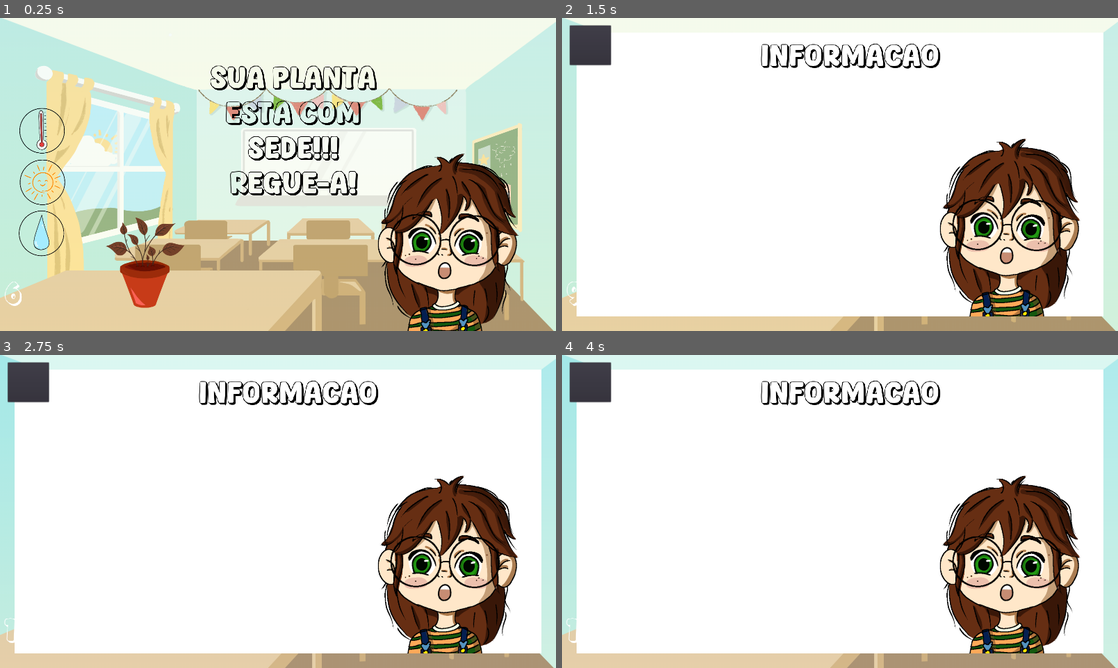
Above: before the commit, frames 1-4 (two rows, left to right).
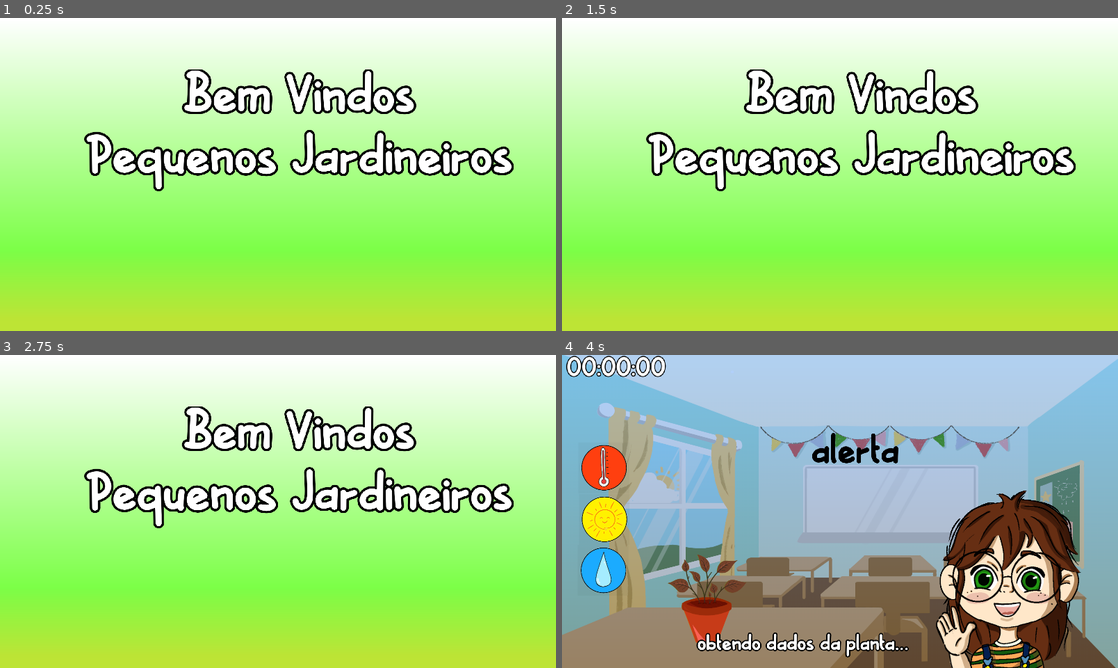
Above: after the commit, the same moments.

Repository: LabirasIFPI/NossaPequenaHorta-SKAR-
Game: Godot game, scene res://Scenes/Titulo.tscn
Same seed, same stepped clock (60 frames per second), same inputs: the game is played once before the commit and once after it. Before the commit the project starts from res://Scenes/ClassRoom(main).tscn.
Inputs (mouse positions are in pixels of both pictures, inside the frame that each line leads up to):
- Up to frame 1 (0.25 s): no input
- Up to frame 2 (1.5 s): click (1006, 249) at 0.52 s; click (1006, 249) at 1.27 s
- Up to frame 3 (2.75 s): click (444, 586) at 2.02 s
- Up to frame 4 (4 s): no input

The runs differ from the first frame. In frame 1, 83% of the frame differs, in the area x 0-100%, y 0-100%; in frame 2, 86%; in frame 3, 91%; in frame 4, 96%.

Commit message:
A title screen and information scene have been added. The icons have also been adjusted

Diff:
--- a/PequenaHorta(SKAR)/Scenes/ClassRoom(main).tscn
+++ b/PequenaHorta(SKAR)/Scenes/ClassRoom(main).tscn
@@ -1,12 +1,13 @@
-[gd_scene load_steps=14 format=2]
+[gd_scene load_steps=15 format=2]
 
 [ext_resource path="res://Scenes/base/BackByTime.tscn" type="PackedScene" id=1]
 [ext_resource path="res://Scenes/base/Assitent.tscn" type="PackedScene" id=2]
 [ext_resource path="res://Scenes/base/PlantStatus.tscn" type="PackedScene" id=3]
-[ext_resource path="res://Assets/fontes/this_cafe/This Cafe.ttf" type="DynamicFontData" id=4]
+[ext_resource path="res://Assets/fontes/born-rounded-font/BornRoundedDemo-axrrJ.ttf" type="DynamicFontData" id=4]
 [ext_resource path="res://Scenes/base/IconUmidadeSolo.tscn" type="PackedScene" id=5]
 [ext_resource path="res://Scenes/base/IconTemperatura.tscn" type="PackedScene" id=6]
 [ext_resource path="res://Scenes/base/IconUmidadeAr.tscn" type="PackedScene" id=7]
+[ext_resource path="res://Assets/fontes/born-rounded-font/Bornroundeddemo-Wy449.otf" type="DynamicFontData" id=8]
 
 [sub_resource type="GDScript" id=1]
 script/source = "extends Node2D
@@ -19,8 +20,7 @@
 enum Turno{magrugada, dia, por_do_sol, noite}
 
 func _ready() -> void:
-	$LayerToAssistant/Assitent.position = Vector2(0,0)
-	$AssistanIformations.layer = -2
+	pass
 
 
 func _process(delta):
@@ -34,7 +34,7 @@
 
 	# Define a expressao atual da assistente
 func defineExpression(expretion):
-	var _assistente = get_node(\"LayerToAssistant/Assitent\")
+	var _assistente = get_node(\"Assitent\")
 	_assistente.expressao = expretion
 
 
@@ -66,9 +66,9 @@
 	var _hour = _time.hour;
 
 	# Passar rápido para fins de teste:
-	_hour = Time.get_ticks_msec()/500 % 24
-	$ClockText.text = str(_hour)
-	$ClockText.rect_position.y = 900
+#	_hour = Time.get_ticks_msec()/500 % 24
+#	$ClockText.text = str(_hour)
+#	$ClockText.rect_position.y = 900
 
 	var _background = get_node(\"Background/grad\")
 
@@ -143,9 +143,9 @@
 		pass
 	if WifiGlobal.umi_solo < 60:
 		# Solo muito seco.
-		_texto = \"Sua planta esta com sede!!!\\nRegue-a!\"
-		defineExpression(Estado.surpresa);
-		definePlantStatus(Modo.pessima)
+		_texto = \"O dia esta lindo hoje!\"
+		defineExpression(Estado.feliz);
+		definePlantStatus(Modo.boa)
 		pass
 	if WifiGlobal.umi_solo > 80:
 		# Solo muito úmido.
@@ -160,14 +160,8 @@
 # Isso não funciona
 # @TODO: mudar a estratégia para que funcione (pode mudar de cena)
 func _on_Button_pressed() -> void:
-	defineExpression(Estado.acenando)
-	$LayerToAssistant/Assitent.position = Vector2(0, -52)
-	$AssistanIformations.layer = 1
-
-
-func _on_close_pressed() -> void:
-	$LayerToAssistant.position = Vector2(0,0)
-	$AssistanIformations.layer = -2
+	get_tree().change_scene(\"res://Scenes/Information.tscn\")
+
 "
 
 [sub_resource type="Gradient" id=2]
@@ -178,15 +172,19 @@
 fill_from = Vector2( 1, 1 )
 
 [sub_resource type="DynamicFont" id=5]
-size = 100
-font_data = ExtResource( 4 )
-
-[sub_resource type="DynamicFont" id=6]
-size = 100
+size = 150
 font_data = ExtResource( 4 )
 
 [sub_resource type="DynamicFont" id=4]
 size = 100
+outline_size = 3
+outline_color = Color( 0, 0, 0, 1 )
+font_data = ExtResource( 8 )
+
+[sub_resource type="DynamicFont" id=6]
+size = 80
+outline_size = 4
+outline_color = Color( 0, 0, 0, 1 )
 font_data = ExtResource( 4 )
 
 [node name="ClassRoom(main)" type="Node2D"]
@@ -239,37 +237,6 @@
 margin_right = 1696.0
 margin_bottom = 1073.0
 
-[node name="AssistanIformations" type="CanvasLayer" parent="."]
-layer = 0
-
-[node name="sub_back" type="ColorRect" parent="AssistanIformations"]
-margin_left = 50.0
-margin_top = 50.0
-margin_right = 1870.0
-margin_bottom = 1030.0
-
-[node name="text" type="RichTextLabel" parent="AssistanIformations"]
-margin_left = 500.0
-margin_top = 80.0
-margin_right = 1491.0
-margin_bottom = 320.0
-custom_colors/default_color = Color( 0, 0, 0, 1 )
-custom_fonts/normal_font = SubResource( 6 )
-bbcode_enabled = true
-bbcode_text = "[center]INformacao"
-text = "INformacao"
-
-[node name="close" type="Button" parent="AssistanIformations"]
-margin_left = 27.0
-margin_top = 26.0
-margin_right = 169.0
-margin_bottom = 162.0
-
-[node name="LayerToAssistant" type="CanvasLayer" parent="."]
-
-[node name="Assitent" parent="LayerToAssistant" instance=ExtResource( 2 )]
-position = Vector2( 0, -52 )
-
 [node name="ClockText" type="Label" parent="."]
 margin_left = 16.0
 margin_right = 472.0
@@ -278,5 +245,14 @@
 custom_fonts/font = SubResource( 4 )
 text = "00:00:00"
 
+[node name="Assitent" parent="." instance=ExtResource( 2 )]
+
+[node name="Label" type="Label" parent="."]
+margin_left = 467.0
+margin_top = 959.0
+margin_right = 1197.0
+margin_bottom = 1044.0
+custom_fonts/font = SubResource( 6 )
+text = "obtendo dados da planta..."
+
 [connection signal="pressed" from="Button" to="." method="_on_Button_pressed"]
-[connection signal="pressed" from="AssistanIformations/close" to="." method="_on_close_pressed"]
--- /dev/null
+++ b/PequenaHorta(SKAR)/Scenes/Information.tscn
@@ -0,0 +1,72 @@
+[gd_scene load_steps=8 format=2]
+
+[ext_resource path="res://Assets/imagens/assistant/AssistenteAcenando.png" type="Texture" id=1]
+[ext_resource path="res://Scripts/Information.gd" type="Script" id=2]
+[ext_resource path="res://Assets/fontes/born-rounded-font/BornRoundedDemo-axrrJ.ttf" type="DynamicFontData" id=3]
+[ext_resource path="res://Scenes/base/BackByTime.tscn" type="PackedScene" id=4]
+[ext_resource path="res://Assets/imagens/icons/button_icon_out.png" type="Texture" id=5]
+
+[sub_resource type="DynamicFont" id=1]
+size = 70
+font_data = ExtResource( 3 )
+
+[sub_resource type="DynamicFont" id=2]
+size = 100
+font_data = ExtResource( 3 )
+
+[node name="Information" type="Node2D"]
+script = ExtResource( 2 )
+
+[node name="BackByTime" parent="." instance=ExtResource( 4 )]
+
+[node name="frame" type="ColorRect" parent="."]
+self_modulate = Color( 0.694118, 0.458824, 0.121569, 1 )
+margin_left = 75.0
+margin_top = 75.0
+margin_right = 1845.0
+margin_bottom = 1005.0
+
+[node name="ColorRect" type="ColorRect" parent="."]
+margin_left = 100.0
+margin_top = 100.0
+margin_right = 1820.0
+margin_bottom = 980.0
+color = Color( 0.282353, 0.576471, 0.164706, 0.921569 )
+
+[node name="Label" type="RichTextLabel" parent="."]
+margin_left = 165.0
+margin_top = 265.0
+margin_right = 1277.0
+margin_bottom = 912.0
+custom_colors/default_color = Color( 0, 0, 0, 1 )
+custom_fonts/normal_font = SubResource( 1 )
+bbcode_enabled = true
+bbcode_text = "[center]Pequeno jardineiro, voce sabia que as plantas nao so produzem o oxigenio que respiramos, mas tambem podem se comunicar entre si!? Elas liberam substancias quimicas para alertar outras plantas sobre ameacas como insetos e doencas. E como se tivessem seu próprio sistema de mensagens secreto na natureza!"
+text = "Pequeno jardineiro, voce sabia que as plantas nao so produzem o oxigenio que respiramos, mas tambem podem se comunicar entre si!? Elas liberam substancias quimicas para alertar outras plantas sobre ameacas como insetos e doencas. E como se tivessem seu próprio sistema de mensagens secreto na natureza!"
+
+[node name="titulo" type="Label" parent="."]
+margin_left = 512.0
+margin_top = 110.0
+margin_right = 1368.0
+margin_bottom = 216.0
+custom_colors/font_color = Color( 0, 0, 0, 1 )
+custom_fonts/font = SubResource( 2 )
+text = "VOCE SABIA?"
+align = 1
+valign = 1
+autowrap = true
+
+[node name="out" type="Button" parent="."]
+margin_left = 7.0
+margin_top = -1.0
+margin_right = 167.0
+margin_bottom = 167.0
+icon = ExtResource( 5 )
+flat = true
+expand_icon = true
+
+[node name="AssistenteAcenando" type="Sprite" parent="."]
+position = Vector2( 1125, 578 )
+texture = ExtResource( 1 )
+
+[connection signal="pressed" from="out" to="." method="_on_out_pressed"]
--- /dev/null
+++ b/PequenaHorta(SKAR)/Scenes/Titulo.tscn
@@ -0,0 +1,47 @@
+[gd_scene load_steps=6 format=2]
+
+[ext_resource path="res://Assets/fontes/born-rounded-font/BornRoundedDemo-axrrJ.ttf" type="DynamicFontData" id=1]
+[ext_resource path="res://Scripts/Titulo.gd" type="Script" id=2]
+
+[sub_resource type="Gradient" id=1]
+offsets = PoolRealArray( 0, 0.748603, 0.972067 )
+colors = PoolColorArray( 1, 1, 1, 1, 0.490332, 1, 0.283105, 1, 0.748734, 0.898438, 0.214081, 1 )
+
+[sub_resource type="GradientTexture2D" id=2]
+gradient = SubResource( 1 )
+fill_to = Vector2( 0, 1 )
+
+[sub_resource type="DynamicFont" id=3]
+size = 200
+outline_size = 8
+outline_color = Color( 0, 0, 0, 1 )
+font_data = ExtResource( 1 )
+
+[node name="Titulo" type="Node2D"]
+script = ExtResource( 2 )
+
+[node name="ColorRect" type="TextureRect" parent="."]
+anchor_right = 1.0
+anchor_bottom = 1.0
+margin_right = 1920.0
+margin_bottom = 1080.0
+texture = SubResource( 2 )
+expand = true
+
+[node name="titulo" type="RichTextLabel" parent="."]
+margin_left = 235.0
+margin_top = 178.0
+margin_right = 1831.0
+margin_bottom = 620.0
+custom_fonts/normal_font = SubResource( 3 )
+bbcode_enabled = true
+bbcode_text = "[center]]Bem- Vindos
+[wave freq = 10 amp = 1000]Pequenos Jardineiros"
+text = "]Bem- Vindos
+Pequenos Jardineiros"
+
+[node name="Timer" type="Timer" parent="."]
+one_shot = true
+autostart = true
+
+[connection signal="timeout" from="Timer" to="." method="_on_Timer_timeout"]
--- /dev/null
+++ b/PequenaHorta(SKAR)/Scripts/Information.gd
@@ -0,0 +1,17 @@
+extends Node2D
+
+
+# Declare member variables here. Examples:
+# var a = 2
+# var b = "text"
+
+
+# Called when the node enters the scene tree for the first time.
+func _ready():
+	pass
+	# Define a expressão da assitente para "acenando"
+#	$Assitent.expressao = 5
+
+
+func _on_out_pressed():
+	get_tree().change_scene("res://Scenes/ClassRoom(main).tscn")
--- /dev/null
+++ b/PequenaHorta(SKAR)/Scripts/Titulo.gd
@@ -0,0 +1,20 @@
+extends Node2D
+
+
+# Declare member variables here. Examples:
+# var a = 2
+# var b = "text"
+
+
+# Called when the node enters the scene tree for the first time.
+func _ready():
+	$Timer.start(4)
+
+
+# Called every frame. 'delta' is the elapsed time since the previous frame.
+#func _process(delta):
+#	pass
+
+
+func _on_Timer_timeout():
+	get_tree().change_scene("res://Scenes/ClassRoom(main).tscn")
--- a/PequenaHorta(SKAR)/project.godot
+++ b/PequenaHorta(SKAR)/project.godot
@@ -21,7 +21,7 @@
 [application]
 
 config/name="Nossa Pequena Horta (SKAR)"
-run/main_scene="res://Scenes/ClassRoom(main).tscn"
+run/main_scene="res://Scenes/Titulo.tscn"
 boot_splash/image="res://Assets/imagens/Labiras_Logo.png"
 boot_splash/fullsize=false
 config/icon="res://icon.png"
Binary file added: PequenaHorta(SKAR)/Assets/fontes/born-rounded-font/BornRoundedDemo-axrrJ.ttf
Binary file added: PequenaHorta(SKAR)/Assets/fontes/born-rounded-font/Bornroundeddemo-Wy449.otf
Not shown, added: PequenaHorta(SKAR)/Assets/fontes/born-rounded-font/info.txt
Not shown, added: PequenaHorta(SKAR)/Assets/fontes/born-rounded-font/misc/readme.txt
Binary file added: PequenaHorta(SKAR)/Assets/imagens/icons/button_icon_out.png
Not shown, added: PequenaHorta(SKAR)/Assets/imagens/icons/button_icon_out.png.import
